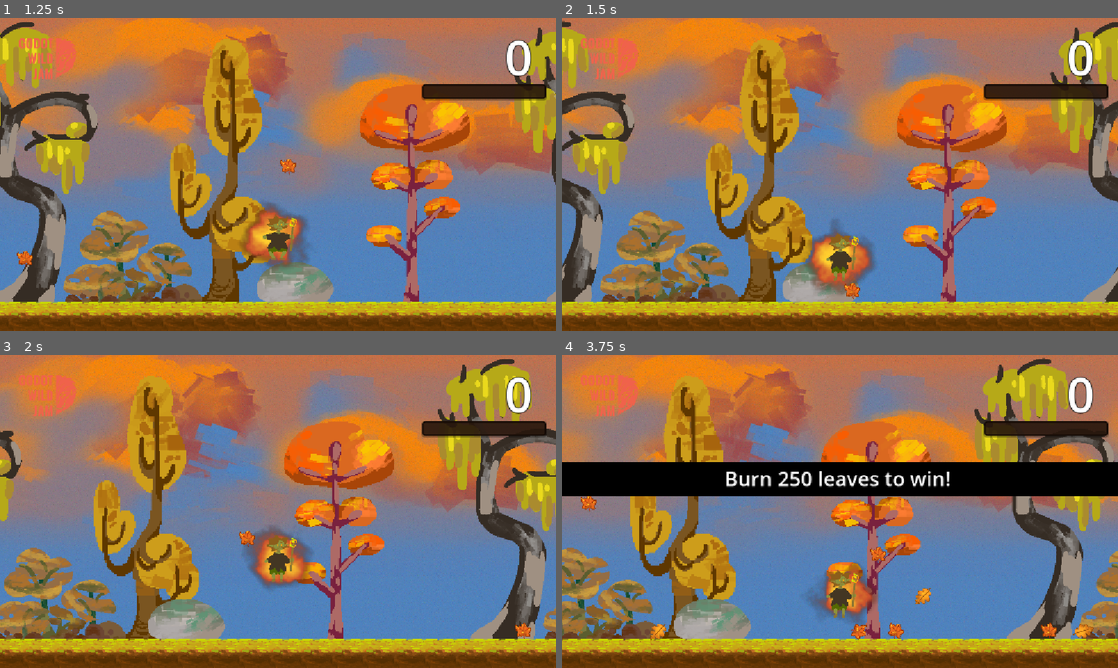
Above: before the commit, frames 1-4 (two rows, left to right).
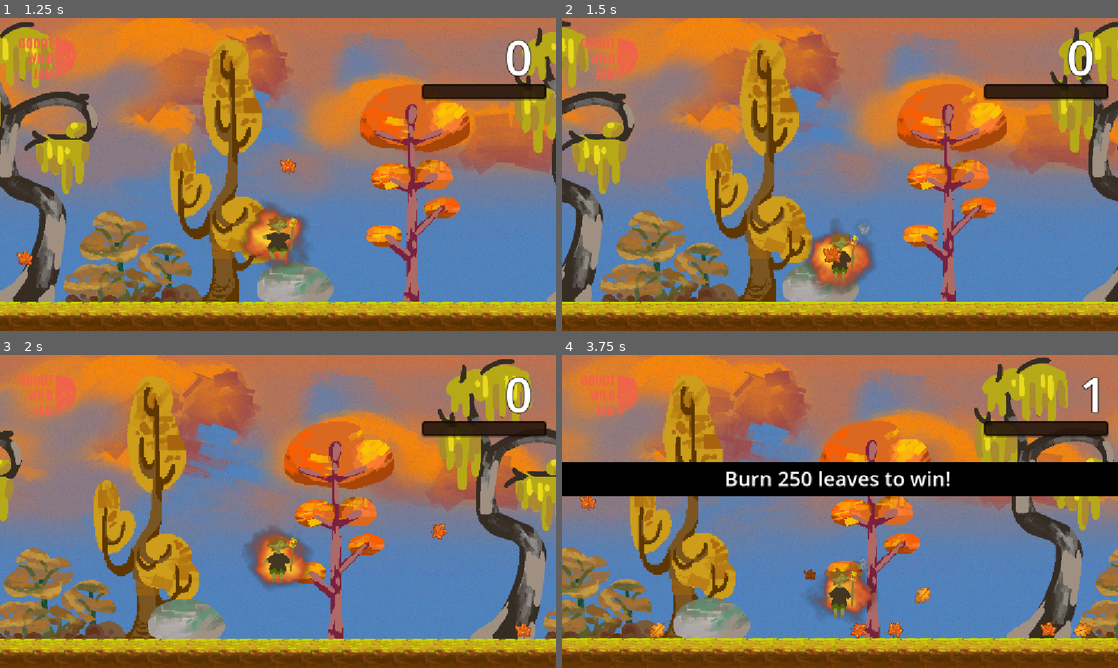
Above: after the commit, the same moments.

Repository: dac514/leaf-burner
Game: Godot game, scene res://scenes/main.tscn
Two runs of this game, one before a commit and one after it. Both use one fixed random seed, a clock stepped at 60 frames per second and the inputs below.
Inputs:
- Up to frame 1 (1.25 s): hold D (move_right) from 0.53 s (still down); tap Space (throw_leaves) at 0.6 s; tap W (move_up) at 0.77 s
- Up to frame 2 (1.5 s): keep holding D (move_right); tap Space (throw_leaves) at 1.35 s
- Up to frame 3 (2 s): keep holding D (move_right); tap W (move_up) at 1.52 s
- Up to frame 4 (3.75 s): release D (move_right) at 2.03 s; hold A (move_left) 2.03-2.78 s; tap Space (throw_leaves) at 2.1, 2.85, 3.6 s; hold D (move_right) from 2.78 s (still down); tap W (move_up) at 3.02 s

Frame 1 is identical in both runs. In frame 2, 2.1% of the frame differs, in the area x 0-100%, y 0-96%; in frame 3, 0.2%; in frame 4, 8.3%, in the area x 0-100%, y 0-100%.

Commit message:
Whirlwind leaf swirl and slingshot throw
Swirl: carried leaves orbit in a tilted ring with fake depth (leaves
behind the elf are smaller, darker and drawn behind him), the ring grows
and wobbles with the leaf count, a second faster ring forms above the
head past 30 leaves, and leaves ease toward their spots so the swirl
trails while running.

Throw: a short wind-up whips the swirl faster while the elf crouches,
then leaves sling off the front-top of the swirl one after another and
tumble as they fly, with a squash-and-stretch, a small camera shake and
a gust puff. Launch numbers are unchanged. Freshly thrown leaves can no
longer be caught straight back, which used to swallow about half of
every throw.

Co-Authored-By: Claude Opus 5.5 <noreply@anthropic.com>

Diff:
--- a/scenes/player.gd
+++ b/scenes/player.gd
@@ -7,6 +7,27 @@
 const TOO_MANY_LEAVES_MESSAGE_COOLDOWN: float = 20.0
 const JOYSTICK_DEADZONE := 0.2
 
+# Leaf swirl: a tilted, breathing whirlwind that trails the elf
+const ORBIT_BASE_RADIUS: float = 68.0
+const ORBIT_RADIUS_PER_LEAF: float = 0.35  # Swirl grows as you carry more
+const ORBIT_TILT: float = 0.45  # Squashes the ring into an ellipse for the 3D look
+const ORBIT_CENTER_OFFSET := Vector2(0, 5)  # Main ring circles the waist and legs
+const ORBIT_WOBBLE: float = 6.0
+const ORBIT_FOLLOW_SHARPNESS: float = 14.0  # Higher = leaves keep up more tightly
+const ORBIT_MAX_LAG: float = 70.0  # Never trail further than this behind their spot
+const UPPER_RING_MIN_LEAVES: int = 30  # Carry this many and a second ring forms above the head
+const UPPER_RING_HEIGHT: float = -125.0
+const UPPER_RING_SCALE: float = 0.8
+const UPPER_RING_SPEED: float = 1.5
+
+# Throw: short wind-up, then leaves sling off the front of the swirl one after another
+const WIND_UP_TIME: float = 0.1
+const WIND_UP_SPIN_BOOST: float = 3.5
+const MAX_RELEASE_TIME: float = 0.6
+const THROW_DISTANCE: float = 400.0
+const THROW_SPREAD_DEGREES: float = 15.0
+const THROW_SPIN: float = 12.0  # Max tumble speed of a thrown leaf (rad/s)
+
 @export var max_leaves: int = 100
 @export var max_speed: int = 300
 
@@ -16,6 +37,17 @@
 var jump_count: int = 0
 var rotation_angle: float = 0.0
 var rotation_speed: float = 5.0
+var spin_boost: float = 1.0
+var swirl_time: float = 0.0
+var is_throwing: bool = false
+var release_active: bool = false
+var release_travel: float = 0.0  # Radians the swirl has turned since release started
+var release_elapsed: float = 0.0
+var release_queue: Array[Dictionary] = []  # {leaf, travel, speed} waiting to reach the release point
+var spin_tween: Tween
+var squash_tween: Tween
+var shake_tween: Tween
+var gust: CPUParticles2D
 
 # Message cooldown tracking
 var last_too_many_leaves_message_time: float = -20.0
@@ -25,6 +57,7 @@
 @onready var message_bar: MessageBar = %MessageBar
 @onready var joystick: VirtualJoystick = %VirtualJoystick
 @onready var throw_button: ThrowButton = %ThrowButton
+@onready var camera: Camera2D = $Camera2D
 
 
 func _ready() -> void:
@@ -36,6 +69,8 @@
 	var is_mobile: bool = force_touch_ui or OS.has_feature("mobile") or DisplayServer.is_touchscreen_available()
 	joystick.visible = is_mobile
 	throw_button.visible = is_mobile
+	gust = _create_gust()
+	add_child(gust)
 
 
 func _physics_process(delta: float) -> void:
@@ -83,12 +118,18 @@
 
 	move_and_slide()
 	collect_leaves(delta)
+	if release_active:
+		_process_release(delta)
 
 
 func _on_leaf_collection_area_body_entered(body: Node2D) -> void:
 	if body is Leaf:
 		var leaf: Leaf = body
-		if collected_leaves.size() < max_leaves and (leaf.current_state == leaf.State.FALLING or leaf.current_state == leaf.State.DROPPED):
+		# Freshly thrown leaves launch from inside the pickup reach, so don't grab them straight back
+		var can_pick_up: bool = leaf.current_state == leaf.State.FALLING or (leaf.current_state == leaf.State.DROPPED and not leaf.is_freshly_thrown())
+		if not can_pick_up:
+			return
+		if collected_leaves.size() < max_leaves:
 			leaf.current_state = leaf.State.FOLLOWING
 			leaf.player_node = self
 			leaf.z_index = 4
@@ -126,91 +167,196 @@
 	shader_material.set_shader_parameter("width", width_value)
 
 
-## Position collected leaves in a circle around the player
+## Swirl collected leaves around the player like a little whirlwind
 func collect_leaves(delta: float) -> void:
-	var radius := 75.0  # Adjust this radius as needed
-	# Rotate in the direction the player is facing
-	rotation_angle += delta * rotation_speed * facing_direction
-
-	# Create a copy of the array to prevent modification during iteration
-	var leaves_to_position: Array[Leaf] = collected_leaves.duplicate()
-	for i in range(leaves_to_position.size()):
-		var leaf: Leaf = leaves_to_position[i]
-		# Check if leaf is still in our collection and valid
-		if leaf != null and is_instance_valid(leaf):
-			var angle := (i / float(leaves_to_position.size())) * 2 * PI + rotation_angle
-			var offset := Vector2(cos(angle), sin(angle)) * radius
-			leaf.global_position = global_position + offset
-
-
-## Throw the leaves away from the player
+	swirl_time += delta
+	var spin_step: float = delta * rotation_speed * spin_boost
+	rotation_angle += spin_step * facing_direction
+	if release_active:
+		release_travel += spin_step
+
+	var count: int = collected_leaves.size()
+	var follow: float = 1.0 - exp(-ORBIT_FOLLOW_SHARPNESS * delta)
+	for i in range(count):
+		var leaf: Leaf = collected_leaves[i]
+		# Thrown leaves keep their slot until the throw ends, so the others don't jump around
+		if leaf == null or not is_instance_valid(leaf) or leaf.current_state != Leaf.State.FOLLOWING:
+			continue
+		var angle: float = _orbit_angle(i, count)
+		var target: Vector2 = global_position + _orbit_offset(i, count, angle)
+		# Ease toward the slot so the swirl streams behind while running
+		var next_position: Vector2 = leaf.global_position.lerp(target, follow)
+		var lag: Vector2 = next_position - target
+		if lag.length() > ORBIT_MAX_LAG:
+			next_position = target + lag.normalized() * ORBIT_MAX_LAG
+		leaf.global_position = next_position
+
+		# Fake depth: the lower half of the ellipse is nearer the camera
+		var depth: float = (sin(angle) + 1.0) * 0.5
+		leaf.z_index = 4 if depth > 0.5 else 0
+		leaf.animated_sprite_2d.scale = Vector2.ONE * lerpf(0.75, 1.2, depth)
+		var shade: float = lerpf(0.6, 1.0, depth)
+		leaf.animated_sprite_2d.modulate = Color(shade, shade, shade)
+
+
+func _is_upper_ring(index: int, count: int) -> bool:
+	return count >= UPPER_RING_MIN_LEAVES and index % 3 == 0
+
+
+func _orbit_angle(index: int, count: int) -> float:
+	var spin: float = rotation_angle * (UPPER_RING_SPEED if _is_upper_ring(index, count) else 1.0)
+	return (index / float(count)) * TAU + spin
+
+
+func _orbit_offset(index: int, count: int, angle: float) -> Vector2:
+	var radius: float = ORBIT_BASE_RADIUS + count * ORBIT_RADIUS_PER_LEAF
+	var height: float = 0.0
+	if _is_upper_ring(index, count):
+		radius *= UPPER_RING_SCALE
+		height = UPPER_RING_HEIGHT
+	# Golden-ratio spread gives every leaf a slightly different height and width, so it's a loose band
+	var band: float = fposmod(index * 0.618034, 1.0)
+	radius *= lerpf(1.08, 0.92, band)
+	radius += sin(swirl_time * 3.0 + index * 1.7) * ORBIT_WOBBLE
+	height += lerpf(-12.0, 12.0, band)
+	return ORBIT_CENTER_OFFSET + Vector2(cos(angle) * radius, sin(angle) * radius * ORBIT_TILT + height)
+
+
+## Wind up, then sling the leaves off the front of the swirl
 func throw_leaves() -> void:
-	# Create a copy to safely iterate while modifying the original array
-	var leaves_to_drop: Array[Leaf] = collected_leaves.duplicate()
-	collected_leaves.clear()
+	if is_throwing or collected_leaves.is_empty():
+		return
+	is_throwing = true
+
+	# Wind-up: the swirl whips faster while the elf crouches
+	if spin_tween:
+		spin_tween.kill()
+	spin_tween = create_tween()
+	spin_tween.tween_property(self, "spin_boost", WIND_UP_SPIN_BOOST, WIND_UP_TIME).set_ease(Tween.EASE_IN)
+	spin_tween.tween_callback(_start_release)
+	_squash(Vector2(1.12, 0.88), WIND_UP_TIME, Tween.TRANS_SINE)
+
+
+func _start_release() -> void:
+	# Leaves fly off one by one as they swing past the front-top of the swirl
+	var release_angle: float = atan2(-0.87, 0.5 * facing_direction)
+	var count: int = collected_leaves.size()
+	release_queue.clear()
+	for i in range(count):
+		var leaf: Leaf = collected_leaves[i]
+		if leaf == null or not is_instance_valid(leaf) or leaf.current_state != Leaf.State.FOLLOWING:
+			continue
+		var speed: float = UPPER_RING_SPEED if _is_upper_ring(i, count) else 1.0
+		var travel: float = fposmod((release_angle - _orbit_angle(i, count)) * facing_direction, TAU)
+		release_queue.append({"leaf": leaf, "travel": travel, "speed": speed})
+	release_travel = 0.0
+	release_elapsed = 0.0
+	release_active = true
+
+	var strength: float = clampf(float(release_queue.size()) / max_leaves, 0.2, 1.0)
+	_squash(Vector2(0.86, 1.16), 0.0, Tween.TRANS_LINEAR)
+	_squash(Vector2.ONE, 0.35, Tween.TRANS_ELASTIC)
+	_shake_camera(lerpf(2.0, 7.0, strength), 0.2)
+	gust.global_position = global_position + Vector2(facing_direction * 45.0, -55.0)
+	gust.direction = Vector2(facing_direction, -0.35)
+	gust.amount = int(lerpf(6.0, 16.0, strength))
+	gust.restart()
+
+
+func _process_release(delta: float) -> void:
+	release_elapsed += delta
+	var force_all: bool = release_elapsed >= MAX_RELEASE_TIME
+	var still_waiting: Array[Dictionary] = []
+	for entry in release_queue:
+		var leaf: Leaf = entry["leaf"]
+		if leaf == null or not is_instance_valid(leaf) or leaf.current_state != Leaf.State.FOLLOWING:
+			continue
+		if force_all or release_travel * float(entry["speed"]) >= float(entry["travel"]):
+			_launch_leaf(leaf)
+		else:
+			still_waiting.append(entry)
+	release_queue = still_waiting
+	if release_queue.is_empty():
+		_finish_throw()
+
+
+func _launch_leaf(leaf: Leaf) -> void:
+	leaf.current_state = leaf.State.DROPPED
+	leaf.thrown_time_msec = Time.get_ticks_msec()
+	leaf.z_index = 3
+	leaf.animated_sprite_2d.scale = Vector2.ONE
+	leaf.animated_sprite_2d.modulate = Color.WHITE
+	leaf.freeze = false  # Unfreeze now so the launch velocity isn't lost
+
+	var spread: float = deg_to_rad(randf_range(-THROW_SPREAD_DEGREES, THROW_SPREAD_DEGREES))
+	var throw_direction: Vector2 = Vector2(facing_direction, -0.5).normalized().rotated(spread)
+	var launch_velocity: Vector2 = throw_direction * THROW_DISTANCE * 3.5 + velocity * 0.3
+	launch_velocity.y = min(launch_velocity.y, -200.0)
+	leaf.linear_velocity = launch_velocity
+	leaf.angular_velocity = randf_range(-THROW_SPIN, THROW_SPIN)
+
+
+func _finish_throw() -> void:
+	release_active = false
+	is_throwing = false
+	# Keep any leaves picked up during the throw; drop the ones that flew off
+	collected_leaves = collected_leaves.filter(
+		func(leaf: Leaf) -> bool: return leaf != null and is_instance_valid(leaf) and leaf.current_state == Leaf.State.FOLLOWING
+	)
 	update_player_outline()
-
-	for i in range(leaves_to_drop.size()):
-		var leaf: Leaf = leaves_to_drop[i]
-		if leaf == null or not is_instance_valid(leaf):
-			continue
-
-		# Store the leaf's current position (where it's rotating around player)
-		var start_position := leaf.global_position
-
-		# Calculate final throw destination
-		var throw_distance := 400.0
-		var throw_angle := randf_range(-15, 15)  # Random angle spread in degrees
-		var throw_angle_rad := deg_to_rad(throw_angle)
-
-		# Calculate throw direction
-		var vertical_component := -0.5
-		var base_direction := Vector2(facing_direction, vertical_component).normalized()
-		var rotated_direction := base_direction.rotated(throw_angle_rad)
-
-		# Calculate the target position for the throw
-		var target_offset := Vector2(facing_direction * 120, -50)
-		var target_position := global_position + target_offset
-
-		# Set leaf state to dropped immediately
-		leaf.current_state = leaf.State.DROPPED
-		leaf.thrown_time_msec = Time.get_ticks_msec()
-		leaf.z_index = 3
-
-		# Small delay between each leaf for staggered effect
-		_animate_leaf_throw(leaf, start_position, target_position, rotated_direction, throw_distance)
-		await get_tree().create_timer(0.005).timeout
-
-
-# Animate leaf throwing
-func _animate_leaf_throw(leaf: Leaf, start_pos: Vector2, target_pos: Vector2, throw_direction: Vector2, throw_distance: float) -> void:
-	if leaf == null or not is_instance_valid(leaf):
+	if spin_tween:
+		spin_tween.kill()
+	spin_tween = create_tween()
+	spin_tween.tween_property(self, "spin_boost", 1.0, 0.3).set_ease(Tween.EASE_OUT)
+
+
+func _squash(target_scale: Vector2, duration: float, transition: Tween.TransitionType) -> void:
+	if squash_tween:
+		squash_tween.kill()
+	if duration <= 0.0:
+		animated_sprite_2d.scale = target_scale
 		return
-
-	var tween := create_tween()
-	var animation_duration := 0.1
-
-	# Use a WeakRef to safely reference the leaf
-	var leaf_ref: WeakRef = weakref(leaf)
-
-	# Animate to the throw starting position
-	tween.tween_method(
-		func(pos: Vector2) -> void:
-			var leaf_obj: Leaf = leaf_ref.get_ref()
-			if leaf_obj != null:
-				leaf_obj.global_position = pos,
-		start_pos,
-		target_pos,
-		animation_duration
+	squash_tween = create_tween()
+	squash_tween.tween_property(animated_sprite_2d, "scale", target_scale, duration).set_trans(transition).set_ease(Tween.EASE_OUT)
+
+
+func _shake_camera(strength: float, duration: float) -> void:
+	if shake_tween:
+		shake_tween.kill()
+	shake_tween = create_tween()
+	shake_tween.tween_method(
+		func(progress: float) -> void:
+			var falloff: float = (1.0 - progress) * strength
+			camera.offset = Vector2(randf_range(-1.0, 1.0), randf_range(-1.0, 1.0)) * falloff,
+		0.0,
+		1.0,
+		duration
 	)
-
-	# Apply throw velocity after animation
-	tween.tween_callback(
-		func() -> void:
-			var leaf_obj: Leaf = leaf_ref.get_ref()
-			if leaf_obj != null:
-				var base_throw_velocity := throw_direction * throw_distance * 3.5
-				var combined_velocity := base_throw_velocity + velocity * 0.3
-				combined_velocity.y = min(combined_velocity.y, -200.0)
-				leaf_obj.linear_velocity = combined_velocity
-	)
+	shake_tween.tween_callback(func() -> void: camera.offset = Vector2.ZERO)
+
+
+## A puff of air where the leaves are flung from
+func _create_gust() -> CPUParticles2D:
+	var particles := CPUParticles2D.new()
+	particles.emitting = false
+	particles.one_shot = true
+	particles.explosiveness = 0.85
+	particles.lifetime = 0.45
+	particles.local_coords = false
+	particles.z_index = 3
+	particles.texture = preload("res://assets/smoke_02.png")
+	particles.spread = 28.0
+	particles.gravity = Vector2.ZERO
+	particles.initial_velocity_min = 220.0
+	particles.initial_velocity_max = 420.0
+	particles.damping_min = 500.0
+	particles.damping_max = 700.0
+	particles.scale_amount_min = 0.05
+	particles.scale_amount_max = 0.11
+	particles.angle_min = -180.0
+	particles.angle_max = 180.0
+	var fade := Gradient.new()
+	fade.set_color(0, Color(1.0, 0.97, 0.9, 0.55))
+	fade.set_color(1, Color(1.0, 0.95, 0.85, 0.0))
+	particles.color_ramp = fade
+	return particles
